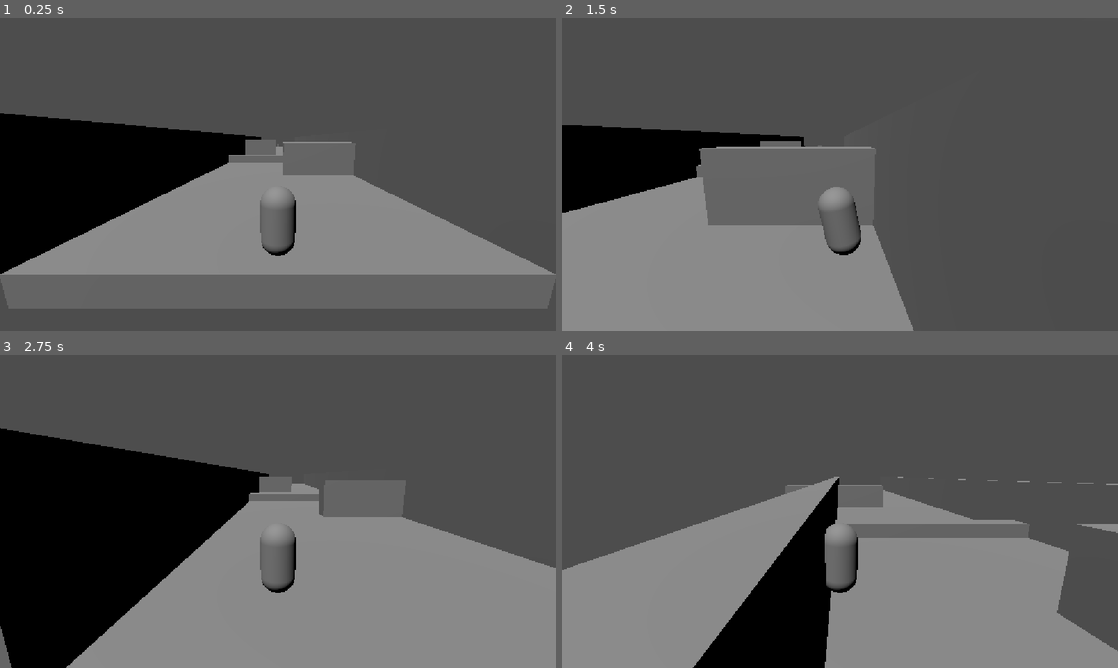
Above: before the commit, frames 1-4 (two rows, left to right).
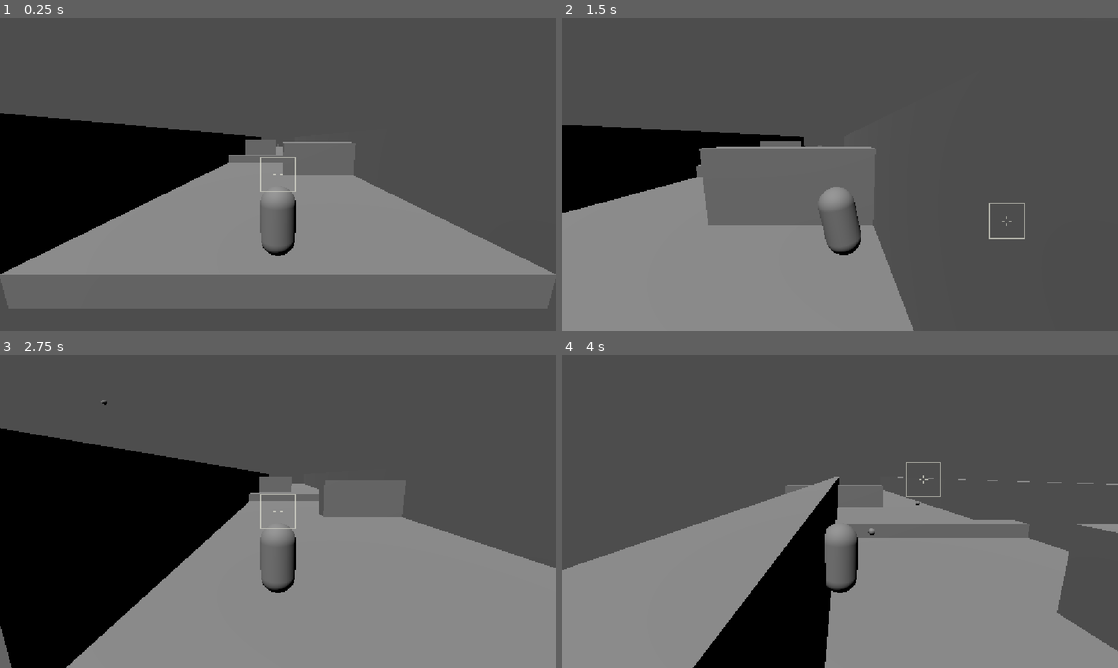
Above: after the commit, the same moments.

Repository: dedeleledede/kilnheart
Game: Godot game, scene res://movement_test.tscn
Two runs of this game, one before a commit and one after it. Both use one fixed random seed, a clock stepped at 60 frames per second and the inputs below.
Inputs (mouse positions are in pixels of both pictures, inside the frame that each line leads up to):
- Up to frame 1 (0.25 s): no input
- Up to frame 2 (1.5 s): move the mouse to (812, 237) at 0.52 s; hold E (shoot, bound only after the commit) 0.53-1.28 s; hold D (move_right) from 0.53 s (still down); click (812, 237) at 0.67 s; tap Space (jump) at 0.77 s; move the mouse to (1006, 221) at 1.27 s; click (1006, 221) at 1.35 s
- Up to frame 3 (2.75 s): tap Space (jump) at 1.52 s; tap E (shoot, bound only after the commit) at 1.55 s; tap Enter at 2 s; move the mouse to (111, 464) at 2.02 s; release D (move_right) at 2.03 s; hold A (move_left) from 2.03 s (still down); hold E (shoot, bound only after the commit) from 2.03 s (still down); tap Shift (dodge) at 2.1 s; click (111, 464) at 2.17 s
- Up to frame 4 (4 s): keep holding A (move_left); move the mouse to (867, 511) at 2.77 s; release E (shoot, bound only after the commit) at 2.78 s; right-click (867, 511) at 2.85 s; click (867, 511) at 2.92 s; tap Space (jump) at 3.02, 3.77 s; tap E (shoot, bound only after the commit) at 3.05 s; move the mouse to (756, 433) at 3.52 s; hold E (shoot, bound only after the commit) from 3.53 s (still down); click (756, 433) at 3.67 s

The runs differ from the first frame. In frame 1, less than 0.1% of the frame differs, in the area x 46-54%, y 44-56%; in frame 2, less than 0.1%; in frame 3, 0.1%, in the area x 18-54%, y 14-56%; in frame 4, less than 0.1%.

Commit message:
aim assist

Diff:
--- a/combat/enemy_hurtbox.gd
+++ b/combat/enemy_hurtbox.gd
@@ -35,3 +35,9 @@
 		)
 	elif enemy.has_method("take_hit"):
 		enemy.call("take_hit")
+
+
+func receive_player_projectile(
+	damage: int
+) -> void:
+	deal_damage(damage)
--- /dev/null
+++ b/combat/player_projectile.gd
@@ -0,0 +1,83 @@
+extends Area3D
+
+@export var speed := 32.0
+@export var damage := 1
+@export var maximum_lifetime := 3.0
+
+var direction := Vector3.FORWARD
+var lifetime := 0.0
+var spent := false
+
+
+func _ready() -> void:
+	collision_layer = 1 << 6
+
+	collision_mask = (
+		(1 << 0)
+		| (1 << 2)
+	)
+
+	monitoring = true
+	monitorable = true
+
+	area_entered.connect(
+		on_area_entered
+	)
+
+	body_entered.connect(
+		on_body_entered
+	)
+
+
+func configure(
+	new_direction: Vector3
+) -> void:
+	if new_direction.length_squared() <= 0.0:
+		return
+
+	direction = new_direction.normalized()
+
+	look_at(
+		global_position + direction,
+		Vector3.UP
+	)
+
+
+func _physics_process(delta: float) -> void:
+	global_position += (
+		direction
+		* speed
+		* delta
+	)
+
+	lifetime += delta
+
+	if lifetime >= maximum_lifetime:
+		queue_free()
+
+
+func on_area_entered(area: Area3D) -> void:
+	if spent:
+		return
+
+	if not area.has_method(
+		"receive_player_projectile"
+	):
+		return
+
+	spent = true
+
+	area.call(
+		"receive_player_projectile",
+		damage
+	)
+
+	queue_free()
+
+
+func on_body_entered(_body: Node3D) -> void:
+	if spent:
+		return
+
+	spent = true
+	queue_free()
--- /dev/null
+++ b/combat/player_projectile.tscn
@@ -0,0 +1,19 @@
+[gd_scene format=3 uid="uid://bo6273rh8gts4"]
+
+[ext_resource type="Script" uid="uid://cwrgyvo5ejeyp" path="res://combat/player_projectile.gd" id="1_geyys"]
+
+[sub_resource type="SphereMesh" id="SphereMesh_pnrag"]
+radius = 0.14
+height = 0.28
+
+[sub_resource type="SphereShape3D" id="SphereShape3D_h37ey"]
+radius = 0.15
+
+[node name="PlayerProjectile" type="Area3D" unique_id=452909697]
+script = ExtResource("1_geyys")
+
+[node name="MeshInstance3D" type="MeshInstance3D" parent="." unique_id=289625770]
+mesh = SubResource("SphereMesh_pnrag")
+
+[node name="CollisionShape3D" type="CollisionShape3D" parent="." unique_id=1891347367]
+shape = SubResource("SphereShape3D_h37ey")
--- a/movement_test.tscn
+++ b/movement_test.tscn
@@ -7,9 +7,12 @@
 [ext_resource type="Script" uid="uid://b1ghlrnt0q6es" path="res://player/components/melee_component.gd" id="3_unidx"]
 [ext_resource type="Script" uid="uid://bchjqkkcbgoaw" path="res://player/components/attack_feedback.gd" id="4_u62bo"]
 [ext_resource type="Script" uid="uid://dkbegr6stbj7j" path="res://combat/enemy_hurtbox.gd" id="5_f07rf"]
+[ext_resource type="Script" uid="uid://bqb50cor68osw" path="res://player/components/shoot_component.gd" id="5_xbnuk"]
+[ext_resource type="PackedScene" uid="uid://bo6273rh8gts4" path="res://combat/player_projectile.tscn" id="6_ehb08"]
 [ext_resource type="Script" uid="uid://bpccxxlpeyb43" path="res://ui/projectile_warning.gd" id="6_n2kti"]
 [ext_resource type="Script" uid="uid://dujc3cvmuanoe" path="res://combat/health_component.gd" id="8_dsagd"]
 [ext_resource type="Script" uid="uid://dtiqkpa2pspjt" path="res://combat/damage_feedback.gd" id="9_0jnl2"]
+[ext_resource type="Script" uid="uid://klaliwu04jbh" path="res://ui/aim_assist.gd" id="13_epw4j"]
 
 [sub_resource type="BoxMesh" id="BoxMesh_h37ey"]
 size = Vector3(14, 1, 80)
@@ -87,6 +90,13 @@
 [node name="AttackFeedback" type="Node" parent="Player" unique_id=496532243]
 script = ExtResource("4_u62bo")
 
+[node name="ShootComponent" type="Node3D" parent="Player" unique_id=1134482003]
+script = ExtResource("5_xbnuk")
+projectile_scene = ExtResource("6_ehb08")
+
+[node name="Muzzle" type="Marker3D" parent="Player/ShootComponent" unique_id=587121657]
+transform = Transform3D(1, 0, 0, 0, 1, 0, 0, 0, 1, 0, 0.25, -1)
+
 [node name="DirectionalLight3D" type="DirectionalLight3D" parent="." unique_id=1151762135]
 transform = Transform3D(0.8660254, 0.43301272, -0.25, 0, 0.49999997, 0.86602545, 0.5, -0.75, 0.4330127, 0, 0, 0)
 
@@ -136,6 +146,9 @@
 [node name="DamageFeedback" type="Node" parent="Shooter" unique_id=714564949]
 script = ExtResource("9_0jnl2")
 
+[node name="AimPoint" type="Marker3D" parent="Shooter" unique_id=1445797191]
+transform = Transform3D(1, 0, 0, 0, 1, 0, 0, 0, 1, 0, 0.5, 0)
+
 [node name="HUD" type="CanvasLayer" parent="." unique_id=1010109709]
 
 [node name="ProjectileWarning" type="Label" parent="HUD" unique_id=1719457906]
@@ -144,3 +157,13 @@
 script = ExtResource("6_n2kti")
 camera_path = NodePath("../../Player/CameraPivot/SpringArm3D/Camera3D")
 player_path = NodePath("../../Player")
+
+[node name="AimAssist" type="Control" parent="HUD" unique_id=771282572]
+layout_mode = 3
+anchors_preset = 15
+anchor_right = 1.0
+anchor_bottom = 1.0
+grow_horizontal = 2
+grow_vertical = 2
+mouse_filter = 2
+script = ExtResource("13_epw4j")
--- /dev/null
+++ b/player/components/shoot_component.gd
@@ -0,0 +1,74 @@
+extends Node3D
+
+signal shot_fired(projectile: Area3D)
+
+@export var projectile_scene: PackedScene
+@export var fire_interval := 0.32
+@export var aim_assist_path := NodePath(
+	"../../HUD/AimAssist"
+)
+
+@onready var muzzle: Marker3D = $Muzzle
+@onready var aim_assist := get_node_or_null(
+	aim_assist_path
+)
+
+var fire_cooldown_left := 0.0
+
+
+func _physics_process(delta: float) -> void:
+	fire_cooldown_left = max(
+		fire_cooldown_left - delta,
+		0.0
+	)
+
+	if (
+		Input.is_action_pressed("shoot")
+		and fire_cooldown_left <= 0.0
+	):
+		shoot()
+
+
+func shoot() -> void:
+	if projectile_scene == null:
+		push_warning(
+			"ShootComponent está sem projectile_scene."
+		)
+		return
+
+	var projectile := (
+		projectile_scene.instantiate()
+		as Area3D
+	)
+
+	get_tree().current_scene.add_child(
+		projectile
+	)
+
+	projectile.global_transform = (
+		muzzle.global_transform
+	)
+
+	var shoot_direction := (
+	-muzzle.global_transform.basis.z
+	)
+
+	if (
+		aim_assist != null
+		and aim_assist.has_method(
+			"get_aim_direction"
+		)
+	):
+		shoot_direction = aim_assist.call(
+			"get_aim_direction",
+			muzzle.global_position
+		)
+
+	projectile.call(
+		"configure",
+		shoot_direction
+	)
+
+	fire_cooldown_left = fire_interval
+
+	shot_fired.emit(projectile)
--- a/project.godot
+++ b/project.godot
@@ -56,6 +56,11 @@
 "events": [Object(InputEventMouseButton,"resource_local_to_scene":false,"resource_name":"","device":-1,"window_id":0,"a …(253 unchanged characters)…
 ]
 }
+shoot={
+"deadzone": 0.2,
+"events": [Object(InputEventKey,"resource_local_to_scene":false,"resource_name":"","device":-1,"window_id":0,"alt_pressed":false,"shift_pressed":false,"ctrl_pressed":false,"meta_pressed":false,"pressed":false,"keycode":0,"physical_keycode":69,"key_label":0,"unicode":101,"location":0,"echo":false,"script":null)
+]
+}
 
 [physics]
 
--- a/shooter.gd
+++ b/shooter.gd
@@ -15,6 +15,8 @@
 		"died",
 		die
 	)
+
+	add_to_group("aim_target")
 
 
 func _process(delta: float) -> void:
@@ -59,9 +61,14 @@
 
 func die() -> void:
 	set_process(false)
+	remove_from_group("aim_target")
 
 	await get_tree().create_timer(
 		0.22
 	).timeout
 
 	queue_free()
+
+
+func get_aim_position() -> Vector3:
+	return $AimPoint.global_position
--- /dev/null
+++ b/ui/aim_assist.gd
@@ -0,0 +1,314 @@
+extends Control
+
+@export_group("References")
+@export var camera_path := NodePath(
+	"../../Player/CameraPivot/SpringArm3D/Camera3D"
+)
+
+@export_group("Aim Movement")
+@export var mouse_sensitivity := 1.0
+@export var screen_margin := 24.0
+
+@export_group("Lock-on")
+@export var lock_radius_pixels := 120.0
+@export var release_radius_pixels := 95.0
+@export var maximum_lock_distance := 45.0
+@export var fallback_target_height := 0.6
+
+@export_group("Appearance")
+@export var box_size := 72.0
+@export var line_width := 2.0
+@export var crosshair_size := 10.0
+@export var crosshair_gap := 4.0
+
+@export var normal_color := Color(
+	0.85,
+	0.85,
+	0.80,
+	0.75
+)
+
+@export var locked_color := Color(
+	1.0,
+	0.65,
+	0.15,
+	1.0
+)
+
+@onready var camera: Camera3D = get_node(
+	camera_path
+)
+
+var aim_position := Vector2.ZERO
+var locked_target: Node3D
+
+
+func _ready() -> void:
+	mouse_filter = Control.MOUSE_FILTER_IGNORE
+
+	await get_tree().process_frame
+
+	aim_position = size * 0.5
+	Input.mouse_mode = Input.MOUSE_MODE_CAPTURED
+
+	queue_redraw()
+
+
+func _exit_tree() -> void:
+	Input.mouse_mode = Input.MOUSE_MODE_VISIBLE
+
+
+func _unhandled_input(event: InputEvent) -> void:
+	if event is InputEventMouseMotion:
+		move_aim(event.relative)
+
+	if event.is_action_pressed("ui_cancel"):
+		Input.mouse_mode = Input.MOUSE_MODE_VISIBLE
+
+	if (
+		event is InputEventMouseButton
+		and event.pressed
+		and Input.mouse_mode
+			!= Input.MOUSE_MODE_CAPTURED
+	):
+		Input.mouse_mode = Input.MOUSE_MODE_CAPTURED
+
+
+func move_aim(mouse_motion: Vector2) -> void:
+	aim_position += (
+		mouse_motion
+		* mouse_sensitivity
+	)
+
+	aim_position.x = clamp(
+		aim_position.x,
+		screen_margin,
+		size.x - screen_margin
+	)
+
+	aim_position.y = clamp(
+		aim_position.y,
+		screen_margin,
+		size.y - screen_margin
+	)
+
+	queue_redraw()
+
+
+func _process(_delta: float) -> void:
+	update_lock_target()
+	queue_redraw()
+
+
+func update_lock_target() -> void:
+	if can_keep_current_target():
+		return
+
+	locked_target = null
+
+	var closest_target: Node3D = null
+	var closest_screen_distance := INF
+
+	for node in get_tree().get_nodes_in_group(
+		"aim_target"
+	):
+		var target := node as Node3D
+
+		if not is_target_available(target):
+			continue
+
+		var target_position := get_target_position(
+			target
+		)
+
+		var screen_position := (
+			camera.unproject_position(
+				target_position
+			)
+		)
+
+		var screen_distance := (
+			aim_position.distance_to(
+				screen_position
+			)
+		)
+
+		if screen_distance > lock_radius_pixels:
+			continue
+
+		if screen_distance < closest_screen_distance:
+			closest_target = target
+			closest_screen_distance = screen_distance
+
+	locked_target = closest_target
+
+
+func can_keep_current_target() -> bool:
+	if not is_target_available(locked_target):
+		return false
+
+	var screen_position := camera.unproject_position(
+		get_target_position(locked_target)
+	)
+
+	return (
+		aim_position.distance_to(screen_position)
+		<= release_radius_pixels
+	)
+
+
+func is_target_available(target: Node3D) -> bool:
+	if not is_instance_valid(target):
+		return false
+
+	var target_position := get_target_position(target)
+
+	if camera.is_position_behind(target_position):
+		return false
+
+	if (
+		camera.global_position.distance_to(
+			target_position
+		)
+		> maximum_lock_distance
+	):
+		return false
+
+	var screen_position := camera.unproject_position(
+		target_position
+	)
+
+	return Rect2(
+		Vector2.ZERO,
+		size
+	).has_point(screen_position)
+
+
+func get_target_position(
+	target: Node3D
+) -> Vector3:
+	if target.has_method("get_aim_position"):
+		return target.call("get_aim_position")
+
+	return (
+		target.global_position
+		+ Vector3.UP * fallback_target_height
+	)
+
+
+func get_aim_direction(
+	projectile_origin: Vector3
+) -> Vector3:
+	if is_target_available(locked_target):
+		return projectile_origin.direction_to(
+			get_target_position(locked_target)
+		)
+
+	var ray_origin := camera.project_ray_origin(
+		aim_position
+	)
+
+	var ray_direction := camera.project_ray_normal(
+		aim_position
+	)
+
+	var distant_aim_point := (
+		ray_origin
+		+ ray_direction * 100.0
+	)
+
+	return projectile_origin.direction_to(
+		distant_aim_point
+	)
+
+
+func _draw() -> void:
+	draw_crosshair()
+
+	var box_position := aim_position
+	var box_color := normal_color
+
+	if is_target_available(locked_target):
+		box_position = camera.unproject_position(
+			get_target_position(locked_target)
+		)
+
+		box_color = locked_color
+
+	draw_lock_box(
+		box_position,
+		box_color
+	)
+
+
+func draw_crosshair() -> void:
+	var color := normal_color
+
+	draw_line(
+		aim_position + Vector2(
+			-crosshair_size,
+			0
+		),
+		aim_position + Vector2(
+			-crosshair_gap,
+			0
+		),
+		color,
+		line_width
+	)
+
+	draw_line(
+		aim_position + Vector2(
+			crosshair_gap,
+			0
+		),
+		aim_position + Vector2(
+			crosshair_size,
+			0
+		),
+		color,
+		line_width
+	)
+
+	draw_line(
+		aim_position + Vector2(
+			0,
+			-crosshair_size
+		),
+		aim_position + Vector2(
+			0,
+			-crosshair_gap
+		),
+		color,
+		line_width
+	)
+
+	draw_line(
+		aim_position + Vector2(
+			0,
+			crosshair_gap
+		),
+		aim_position + Vector2(
+			0,
+			crosshair_size
+		),
+		color,
+		line_width
+	)
+
+
+func draw_lock_box(
+	center: Vector2,
+	color: Color
+) -> void:
+	var box_rect := Rect2(
+		center - Vector2.ONE * box_size * 0.5,
+		Vector2.ONE * box_size
+	)
+
+	draw_rect(
+		box_rect,
+		color,
+		false,
+		line_width
+	)
Not shown, added: combat/player_projectile.gd.uid
Not shown, added: player/components/shoot_component.gd.uid
Not shown, added: ui/aim_assist.gd.uid
